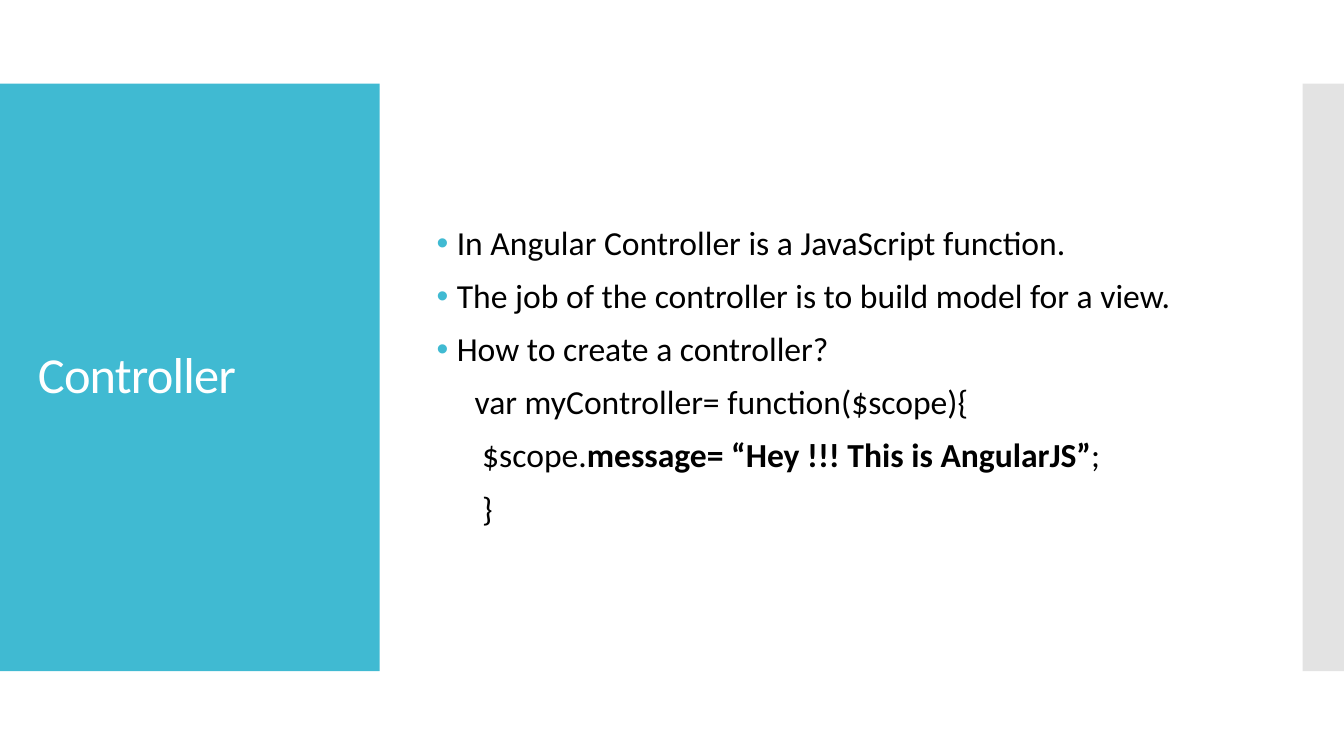
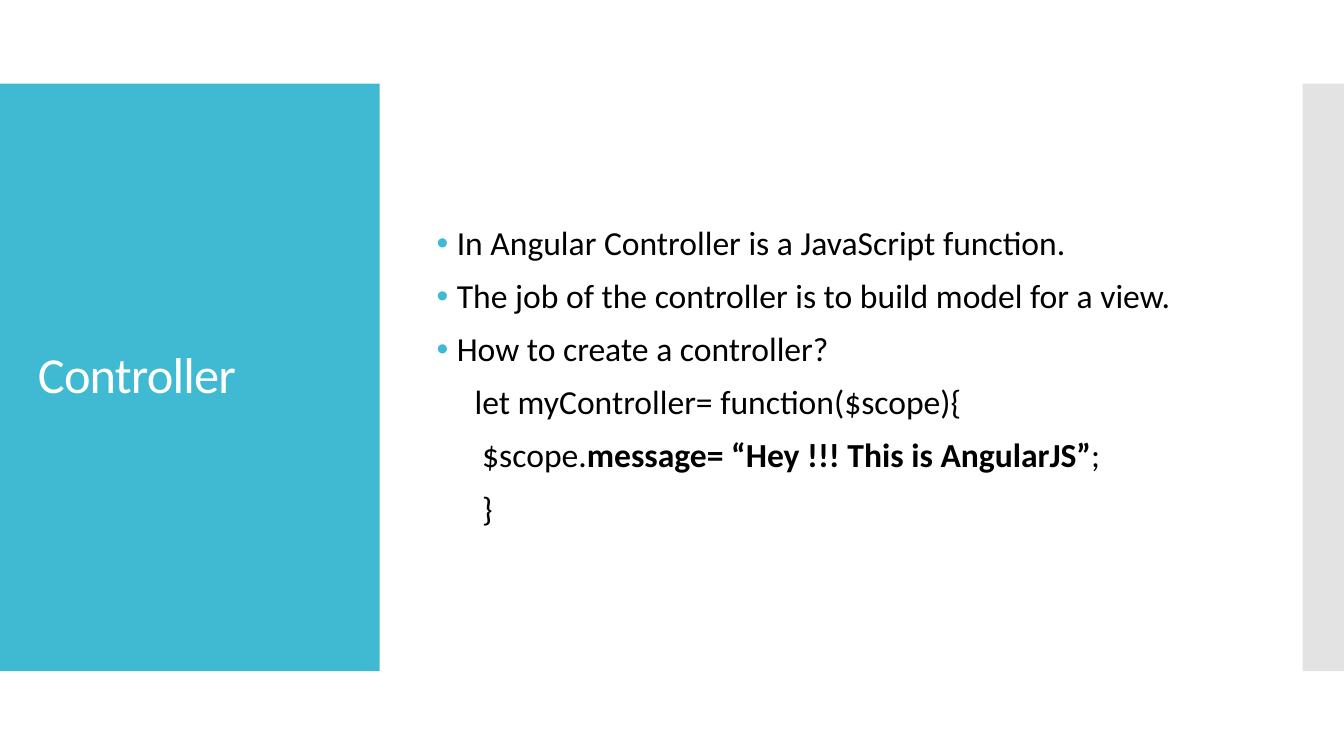
Before and after one commit to webelf000/angular_sample_app, a slide deck: slide 9 of Angular JS - Workshop.pptx. Drawn at 1344x756 pixels with LibreOffice and Linux fonts; fonts in the diff are those of the drawing. Boxes give left, top, right and bottom in pixels: in the first picture for what was removed or moved away, otherwise in the second. Text is boxed around its words. In the diff, an @@ line names an element or a change of style, - is before the commit and + after.

```diff
--- a/Angular JS - Workshop.pptx
+++ b/Angular JS - Workshop.pptx
@@ text at box(475, 389, 961, 420): text changed @@
-var myController= function($scope){
+let myController= function($scope){
```
Also in this commit, not shown: 3 other slides changed, 1 slide added.
